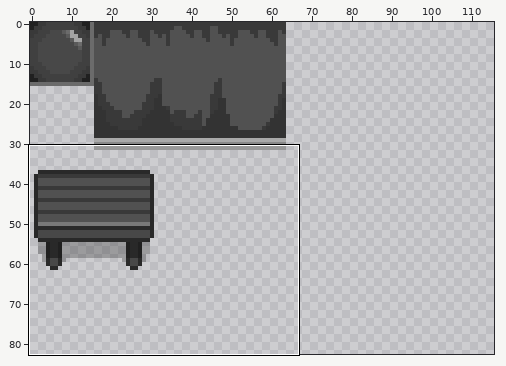
Sprite sheet: Assets/Art/Background Art/Kitchen sprite sheet.png. Above, an overview of the earlier version with the close-up marked.
Close-up. As it was:
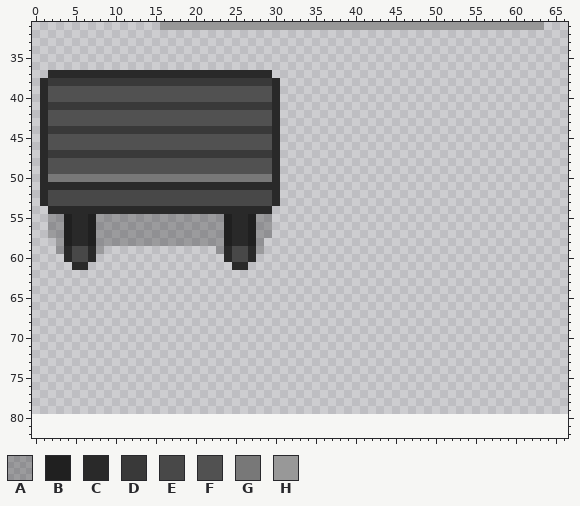
The file is 96x80 pixels. Colours within 5 levels of each other are drawn and written as one. Shown: x 0..66, y 31..82. The old version is drawn lined up with the new one, on the new canvas. The wide view leaves out empty margins. The commit also changed other parts of the picture, which this record leaves out.
Palette (. is transparent): A #0000003e  B #202020  C #292929  D #393939  E #484848  F #515151  G #787878  H #989898
Pixels before (only the part around the change), first column x 0:
34 ...................................................................
35 ...................................................................
36 ...................................................................
37 ..CCCCCCCCCCCCCCCCCCCCCCCCCCCC.....................................
38 .CDDDDDDDDDDDDDDDDDDDDDDDDDDDDC....................................
39 .CFFFFFFFFFFFFFFFFFFFFFFFFFFFFC....................................
40 .CFFFFFFFFFFFFFFFFFFFFFFFFFFFFC....................................
41 .CDDDDDDDDDDDDDDDDDDDDDDDDDDDDC....................................
42 .CFFFFFFFFFFFFFFFFFFFFFFFFFFFFC....................................
43 .CFFFFFFFFFFFFFFFFFFFFFFFFFFFFC....................................
44 .CDDDDDDDDDDDDDDDDDDDDDDDDDDDDC....................................
45 .CFFFFFFFFFFFFFFFFFFFFFFFFFFFFC....................................
46 .CFFFFFFFFFFFFFFFFFFFFFFFFFFFFC....................................
47 .CDDDDDDDDDDDDDDDDDDDDDDDDDDDDC....................................
48 .CFFFFFFFFFFFFFFFFFFFFFFFFFFFFC....................................
49 .CFFFFFFFFFFFFFFFFFFFFFFFFFFFFC....................................
50 .CGGGGGGGGGGGGGGGGGGGGGGGGGGGGC....................................
51 .CCCCCCCCCCCCCCCCCCCCCCCCCCCCCC....................................
52 .CEEEEEEEEEEEEEEEEEEEEEEEEEEEEC....................................
53 .CEEEEEEEEEEEEEEEEEEEEEEEEEEEEC....................................
54 ..CCCCCCCCCCCCCCCCCCCCCCCCCCCC.....................................
55 ..AABCCBAAAAAAAAAAAAAAAABCCBAA.....................................
56 ..AABCCBAAAAAAAAAAAAAAAABCCBAA.....................................
57 ..AABCCBAAAAAAAAAAAAAAAABCCBAA.....................................
58 ...ABCCBAAAAAAAAAAAAAAAABCCBA......................................
59 ...ACEECA..............ACEECA......................................
60 ....CEEC................CEEC.......................................
61 .....CC..................CC........................................
62 ...................................................................
63 ...................................................................
64 ...................................................................
65 ...................................................................
66 ...................................................................
67 ...................................................................
68 ...................................................................
69 ...................................................................
70 ...................................................................
71 ...................................................................
72 ...................................................................
73 ...................................................................
74 ...................................................................
75 ...................................................................
76 ...................................................................
77 ...................................................................
78 ...................................................................
79 ...................................................................
80 ...................................................................
81 ...................................................................
82 ...................................................................
Now the later version:
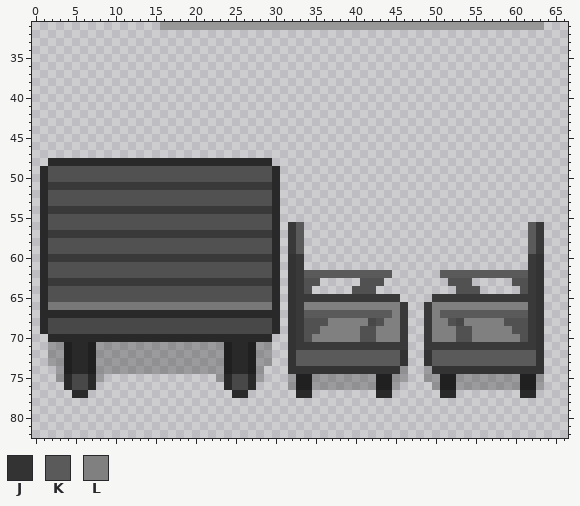
Colours new in this view: J #333333  K #5a5a5a  L #808080
Difference:
canvas 96x80 -> 128x96
Changed rows in their new state; - is an unchanged pixel.
first column x 1:
37 -............................----------------------------------
38 ..............................---------------------------------
39 ..............................---------------------------------
40 ..............................---------------------------------
41 ..............................---------------------------------
42 ..............................---------------------------------
43 ..............................---------------------------------
44 ..............................---------------------------------
45 ..............................---------------------------------
46 ..............................---------------------------------
47 ..............................---------------------------------
48 .CCCCCCCCCCCCCCCCCCCCCCCCCCCC.---------------------------------
50 -FFFFFFFFFFFFFFFFFFFFFFFFFFFF----------------------------------
51 -DDDDDDDDDDDDDDDDDDDDDDDDDDDD----------------------------------
52 -FFFFFFFFFFFFFFFFFFFFFFFFFFFF----------------------------------
53 -FFFFFFFFFFFFFFFFFFFFFFFFFFFF----------------------------------
54 CDDDDDDDDDDDDDDDDDDDDDDDDDDDDC---------------------------------
55 CFFFFFFFFFFFFFFFFFFFFFFFFFFFFC---------------------------------
56 CFFFFFFFFFFFFFFFFFFFFFFFFFFFFC-DK----------------------------KD
57 CDDDDDDDDDDDDDDDDDDDDDDDDDDDDC-DK----------------------------KD
58 CFFFFFFFFFFFFFFFFFFFFFFFFFFFFC-DK----------------------------KD
59 CFFFFFFFFFFFFFFFFFFFFFFFFFFFFC-DK----------------------------KD
60 CDDDDDDDDDDDDDDDDDDDDDDDDDDDDC-JD----------------------------DJ
61 CFFFFFFFFFFFFFFFFFFFFFFFFFFFFC-JD----------------------------DJ
62 CFFFFFFFFFFFFFFFFFFFFFFFFFFFFC-JDKKKKKKKKKKK------KKKKKKKKKKKDJ
63 CDDDDDDDDDDDDDDDDDDDDDDDDDDDDC-JDFF-----FFF--------FFF-----FFDJ
64 CFFFFFFFFFFFFFFFFFFFFFFFFFFFFC-JDF-----FFF----------FFF-----FDJ
65 CFFFFFFFFFFFFFFFFFFFFFFFFFFFFC-JDDDDDDDDDDDDD----DDDDDDDDDDDDDJ
66 CGGGGGGGGGGGGGGGGGGGGGGGGGGGGC-JDLLLLLLLLLLLLD--DLLLLLLLLLLLLDJ
67 CCCCCCCCCCCCCCCCCCCCCCCCCCCCCC-JDKKKKKKKKKKKLD--DLKKKKKKKKKKKDJ
68 CEEEEEEEEEEEEEEEEEEEEEEEEEEEEC-JDFFFLLLLLEFLLD--DLLFELLLLLFFFDJ
69 CEEEEEEEEEEEEEEEEEEEEEEEEEEEEC-JDFFLLLLLFFLLLD--DLLLFFLLLLLFFDJ
70 -CCCCCCCCCCCCCCCCCCCCCCCCCCCC--JDFLLLLLLFFLLLD--DLLLFFLLLLLLFDJ
71 -AABCCBAAAAAAAAAAAAAAAABCCBAA--JDDDDDDDDDDDDDD--DDDDDDDDDDDDDDJ
72 -AABCCBAAAAAAAAAAAAAAAABCCBAA--JKKKKKKKKKKKKKJ--JKKKKKKKKKKKKKJ
73 -AABCCBAAAAAAAAAAAAAAAABCCBAA--JKKKKKKKKKKKKKJ--JKKKKKKKKKKKKKJ
74 --ABCCBAAAAAAAAAAAAAAAABCCBA---JJJJJJJJJJJJJJA--AJJJJJJJJJJJJJJ
75 --ACEECA--------------ACEECA---ABBAAAAAAAABBAA--AABBAAAAAAAABBA
76 ---CEEC----------------CEEC----ABBAAAAAAAABBA----ABBAAAAAAAABBA
77 ----CC------------------CC------CC--------CC------CC--------CC-
Where, in picture pixels (left, top, right, bottom), the same in both close-ups:
changed: (40, 70, 544, 398)
